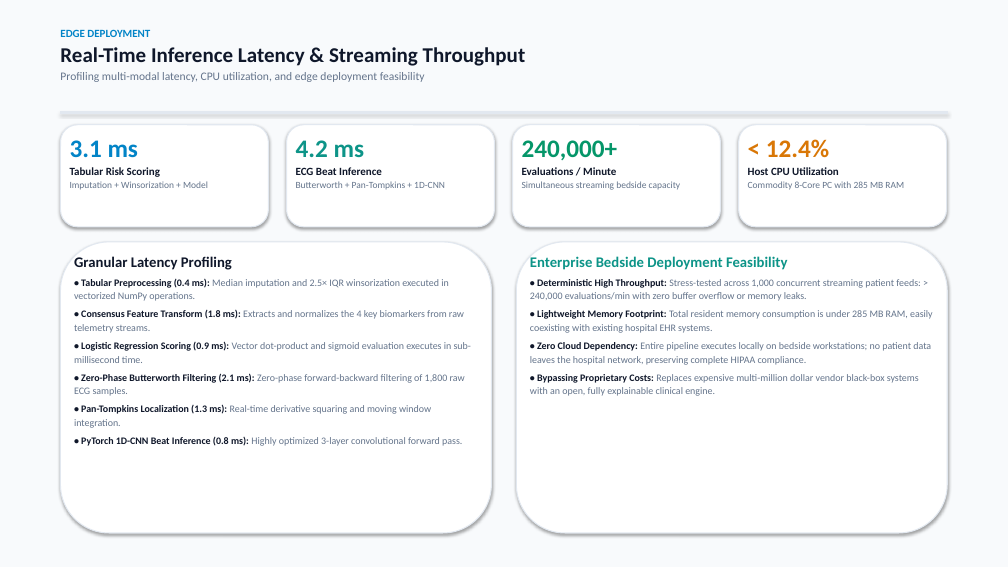
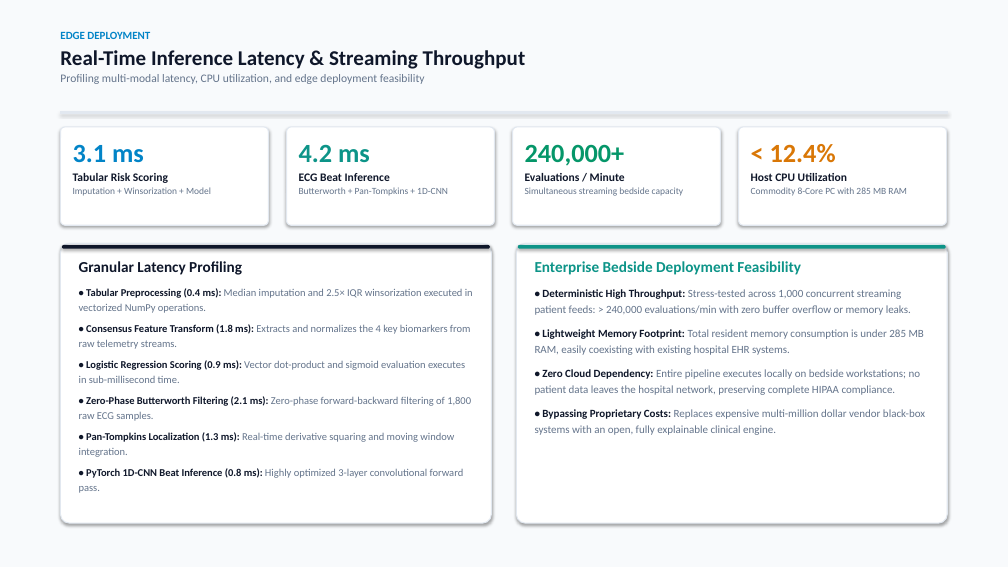
Before and after one commit to sajeevnetworksolutions-lgtm/Early-Detection-Cardiac-Arrest-ML, a slide deck: slide 18 of presentation/Early_Detection_of_Cardiac_Arrest_ML_Presentation.pptx. Drawn at 1008x567 pixels with LibreOffice and Linux fonts; fonts in the diff are those of the drawing. Boxes give left, top, right and bottom in pixels: in the first picture for what was removed or moved away, otherwise in the second. Text is boxed around its words. In the diff, an @@ line names an element or a change of style, - is before the commit and + after.

Commit message:
Overhaul presentation alignment: fix bulbous corner radius, balance vertical card padding and text line-height across all 27 slides

```diff
--- a/presentation/Early_Detection_of_Cardiac_Arrest_ML_Presentation.pptx
+++ b/presentation/Early_Detection_of_Cardiac_Arrest_ML_Presentation.pptx
@@ text at [73, 144, 168, 183]: size 24 to 25 pt in "3.1 ms"; size 10.5 to 11 pt in "Tabular Risk Scoring" @@
@@ text at [299, 144, 390, 181]: size 24 to 25 pt in "4.2 ms"; size 10.5 to 11 pt in "ECG Beat Inference" @@
@@ text at [525, 144, 625, 181]: size 24 to 25 pt in "240,000+"; size 10.5 to 11 pt in "Evaluations / Minute" @@
@@ text at [751, 144, 847, 181]: size 24 to 25 pt in "< 12.4%"; size 10.5 to 11 pt in "Host CPU Utilization" @@
@@ rounded rectangle: place and size @@
-rounded rectangle at [60, 242, 492, 533]
+rounded rectangle at [60, 243, 492, 523]
@@ rounded rectangle added at [62, 245, 490, 249], fill #0F172A @@
@@ text "Granular Latency Profiling" at [79, 261, 473, 493]: size 14 to 14.5 pt in "Granular Latency Profiling"; size 9.5 to 10 pt; more space between paragraphs; line spacing 1.15 to 1.18 @@
@@ proportions changed in 6 elements at [60, 127, 268, 225], [287, 127, 495, 225], [513, 127, 721, 225], [739, 127, 947, 225], [60, 243, 492, 523], [516, 243, 948, 523] @@
@@ rounded rectangle: place and size @@
-rounded rectangle at [516, 242, 948, 533]
+rounded rectangle at [516, 243, 948, 523]
@@ rounded rectangle added at [518, 245, 946, 249], fill #0D9488 @@
@@ text "Enterprise Bedside Deployment Feasibility" at [535, 261, 925, 435]: size 14 to 14.5 pt in "Enterprise Bedside Deployment Feasibility"; size 9.5 to 10.5 pt; more space between paragraphs; line spacing 1.15 to 1.2 @@
```
Also in this commit, not shown: 26 other slides changed, 1 other file.
